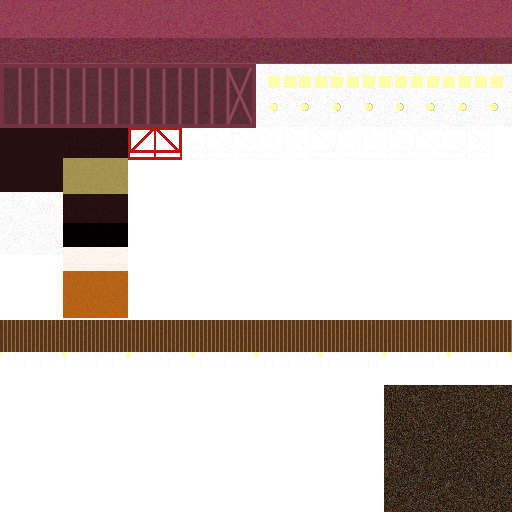
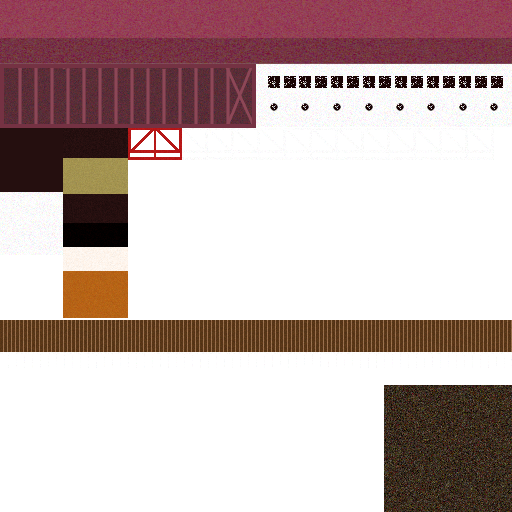
Layers edited between the first and the second (512, 512) image:
hid "Lightmap", painted on it over (x1=0, y1=76, x2=512, y2=357)
